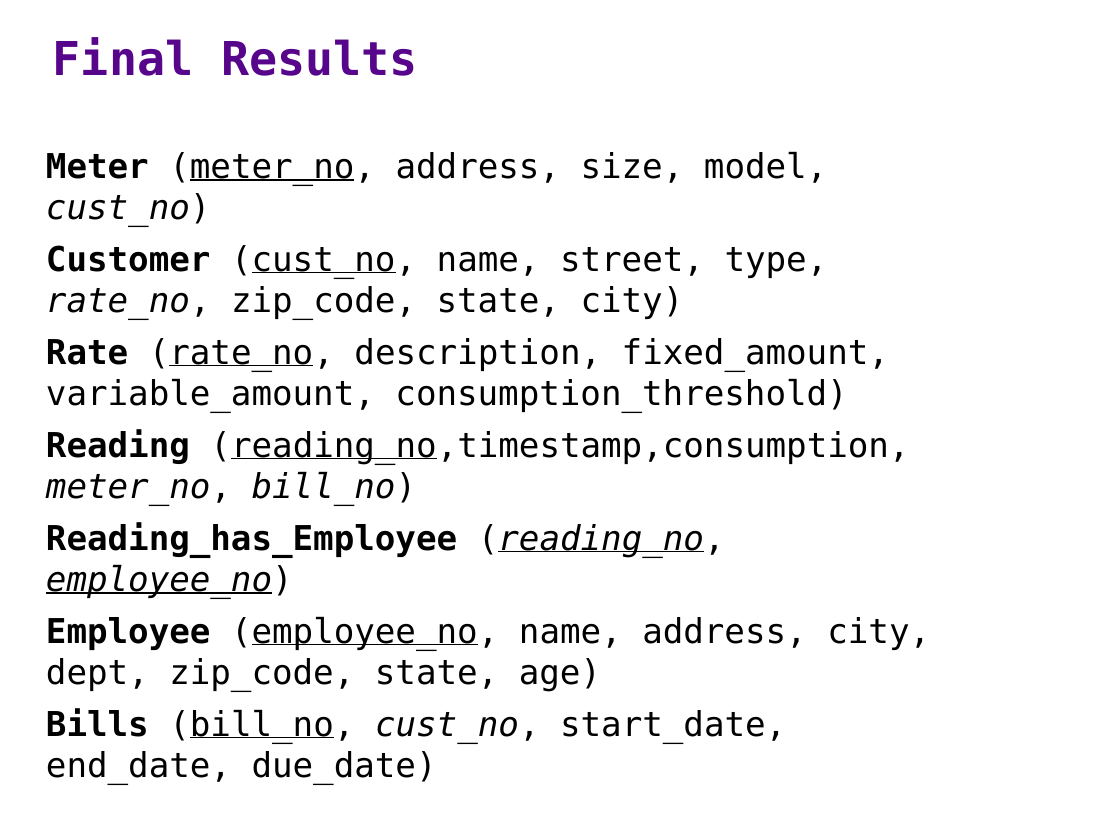
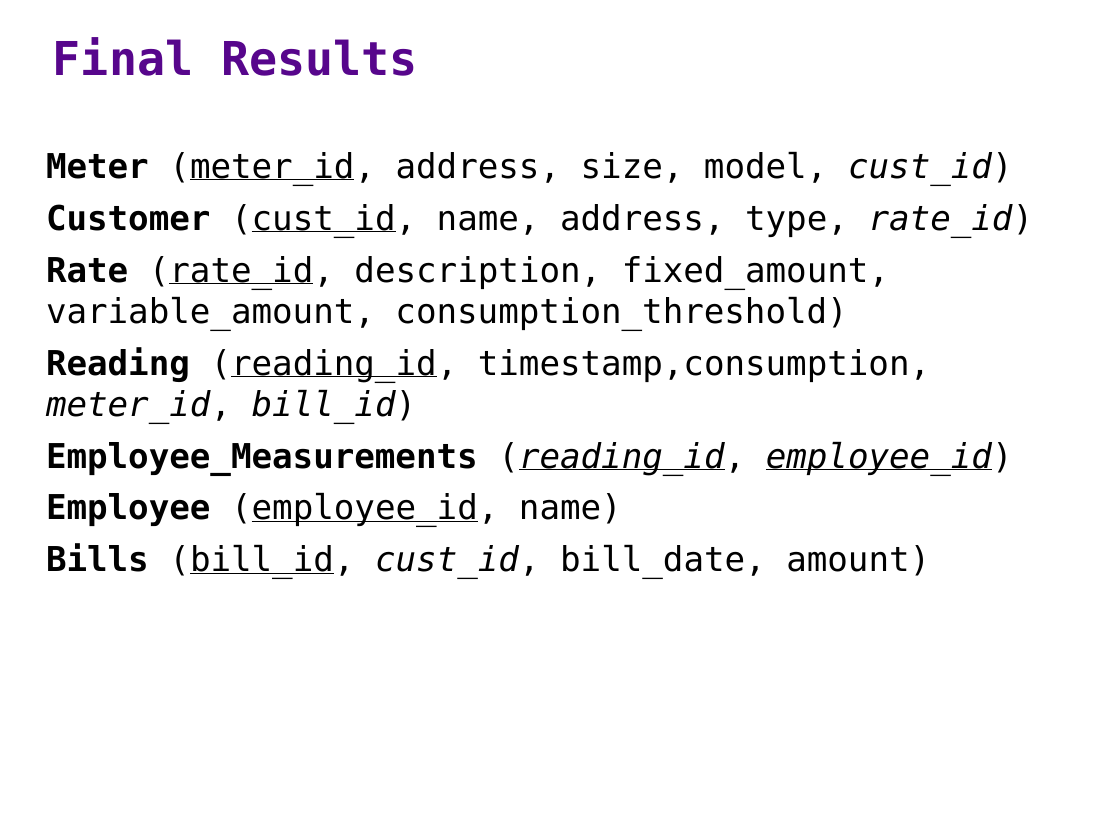
Before and after one commit to ipeirotis/introduction-to-databases, a slide deck: slide 14 of session1/A2a-From_ER_Diagram_to_Relational_Schema.pptx (slide 11 before the commit). Drawn at 1120x840 pixels with LibreOffice and Linux fonts; fonts in the diff are those of the drawing. Boxes give left, top, right and bottom in pixels: in the first picture for what was removed or moved away, otherwise in the second. Text is boxed around its words. In the diff, an @@ line names an element or a change of style, - is before the commit and + after.

```diff
--- a/session1/A2a-From_ER_Diagram_to_Relational_Schema.pptx
+++ b/session1/A2a-From_ER_Diagram_to_Relational_Schema.pptx
@@ text at (46, 151, 1034, 579): text changed @@
-Meter (meter_no, address, size, model, cust_no)
-Customer (cust_no, name, street, type, rate_no, zip_code, state, city)
-Rate (rate_no, description, fixed_amount, variable_amount, consumption_threshold)
-Reading (reading_no,timestamp,consumption, meter_no, bill_no)
-Reading_has_Employee (reading_no, employee_no)
-Employee (employee_no, name, address, city, dept, zip_code, state, age)
-Bills (bill_no, cust_no, start_date, end_date, due_date)
+Meter (meter_id, address, size, model, cust_id)
+Customer (cust_id, name, address, type, rate_id)
+Rate (rate_id, description, fixed_amount, variable_amount, consumption_threshold)
+Reading (reading_id, timestamp,consumption, meter_id, bill_id)
+Employee_Measurements (reading_id, employee_id)
+Employee (employee_id, name)
+Bills (bill_id, cust_id, bill_date, amount)
```
Also in this commit, not shown: 5 other slides changed, 3 slides added.
